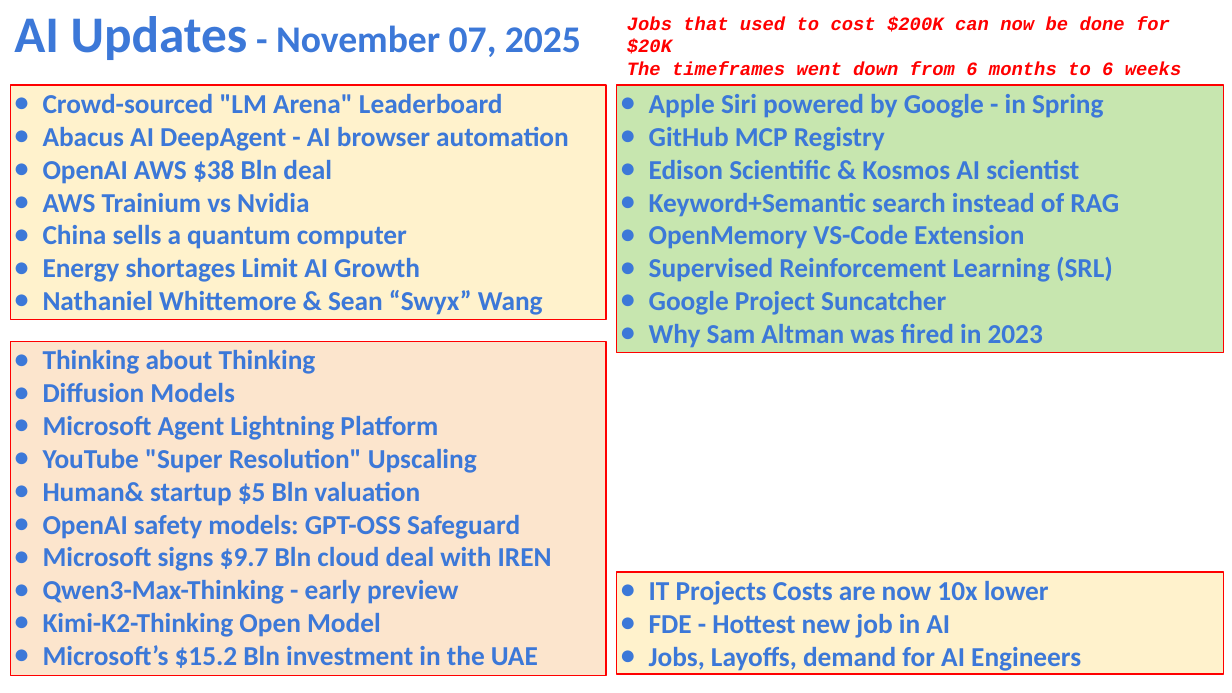
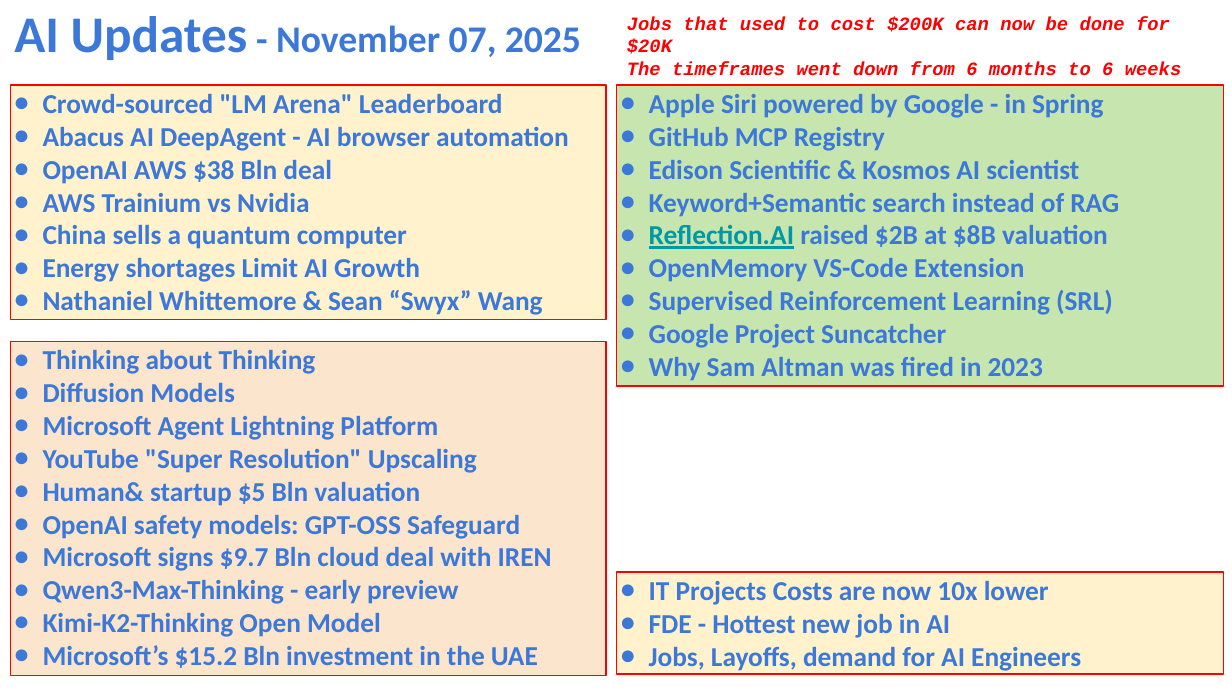
Before and after one commit to lselector/seminar, a slide deck: slide 1 of 2025/2025-11-07-AI-Updates.pptx. Drawn at 1232x693 pixels with LibreOffice and Linux fonts; fonts in the diff are those of the drawing. Boxes give left, top, right and bottom in pixels: in the first picture for what was removed or moved away, otherwise in the second. Text is boxed around its words. In the diff, an @@ line names an element or a change of style, - is before the commit and + after.

Commit message:
update

```diff
--- a/2025/2025-11-07-AI-Updates.pptx
+++ b/2025/2025-11-07-AI-Updates.pptx
@@ rectangle "Apple Siri powered by Google ..." resized from (x1=617, y1=85, x2=1223, y2=352) to (x1=617, y1=85, x2=1223, y2=386) @@
@@ text in rectangle at (x1=649, y1=225, x2=1108, y2=249): paragraph added @@
+● Reflection.AI raised $2B at $8B valuation
```
Also in this commit, not shown: 1 slide added.
